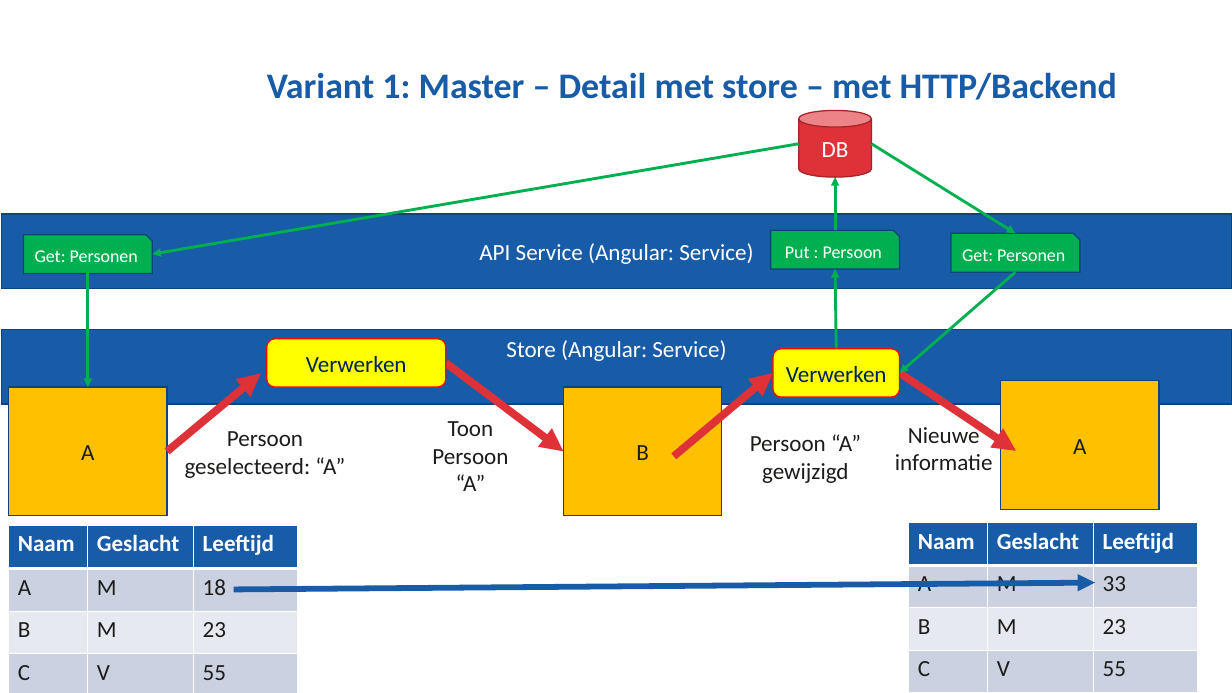
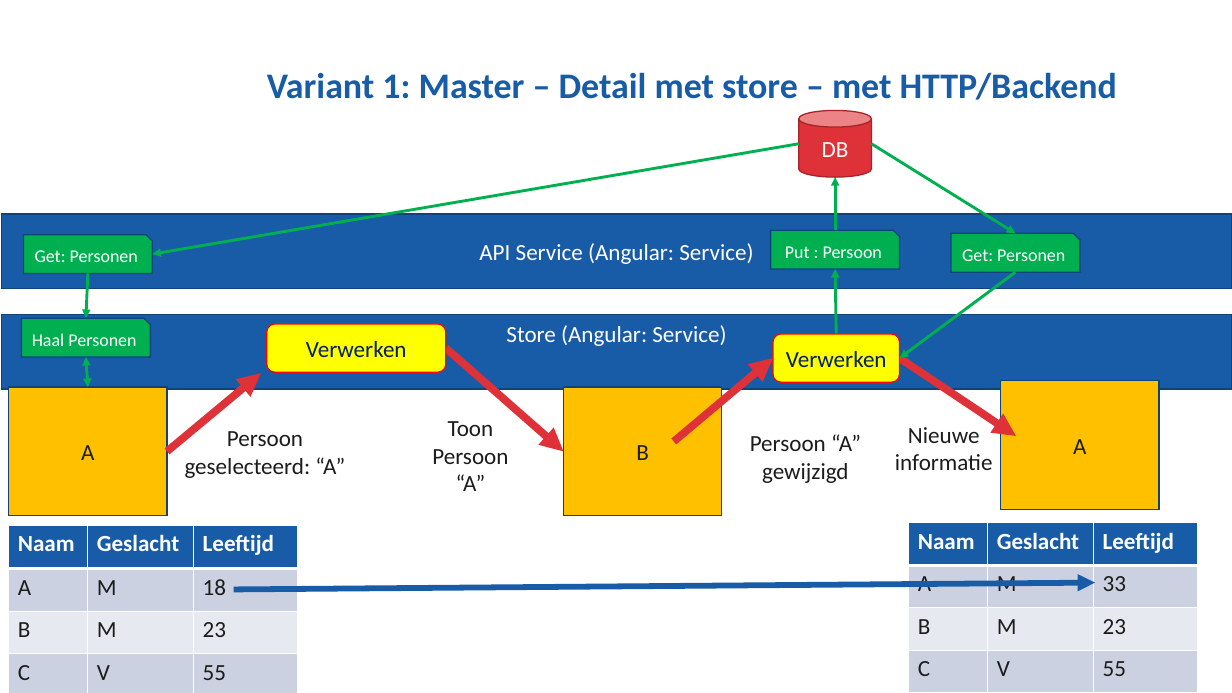
Before and after one commit to NHLStenden/Flex-WebDevelopment-FrontEndDevelopment, a slide deck: slide 44 of Presentatie/Front-End Development.pptx. Drawn at 1232x693 pixels with LibreOffice and Linux fonts; fonts in the diff are those of the drawing; background and template pictures are left out. Boxes give left, top, right and bottom in pixels: in the first picture for what was removed or moved away, otherwise in the second. Text is boxed around its words. In the diff, an @@ line names an element or a change of style, - is before the commit and + after.

```diff
--- a/Presentatie/Front-End Development.pptx
+++ b/Presentatie/Front-End Development.pptx
@@ arrow moved from (836, 348) - (836, 269) to (836, 334) - (836, 269) @@
@@ arrow moved from (88, 274) - (88, 387) to (88, 274) - (86, 318) @@
@@ arrow moved from (1016, 273) - (900, 373) to (1016, 273) - (900, 359) @@
@@ snip rect added at [21, 318, 151, 357], fill #00B050, outline #12437C 1 pt, 14 pt, text #FFFFFF @@
+Haal Personen
@@ double arrow added from (88, 387) to (86, 357), #00B050 2.25 pt @@
@@ arrow moved from (446, 363) - (564, 452) to (446, 348) - (564, 452) @@
@@ 2 rounded rectangles, 2 arrows, 1 rectangle: place and size @@
-2 rounded rectangles, 2 arrows, 1 rectangle at [1, 330, 1232, 457]
+2 rounded rectangles, 2 arrows, 1 rectangle at [1, 315, 1232, 442]
```
Also in this commit, not shown: 3 other slides changed, 6 other files.
